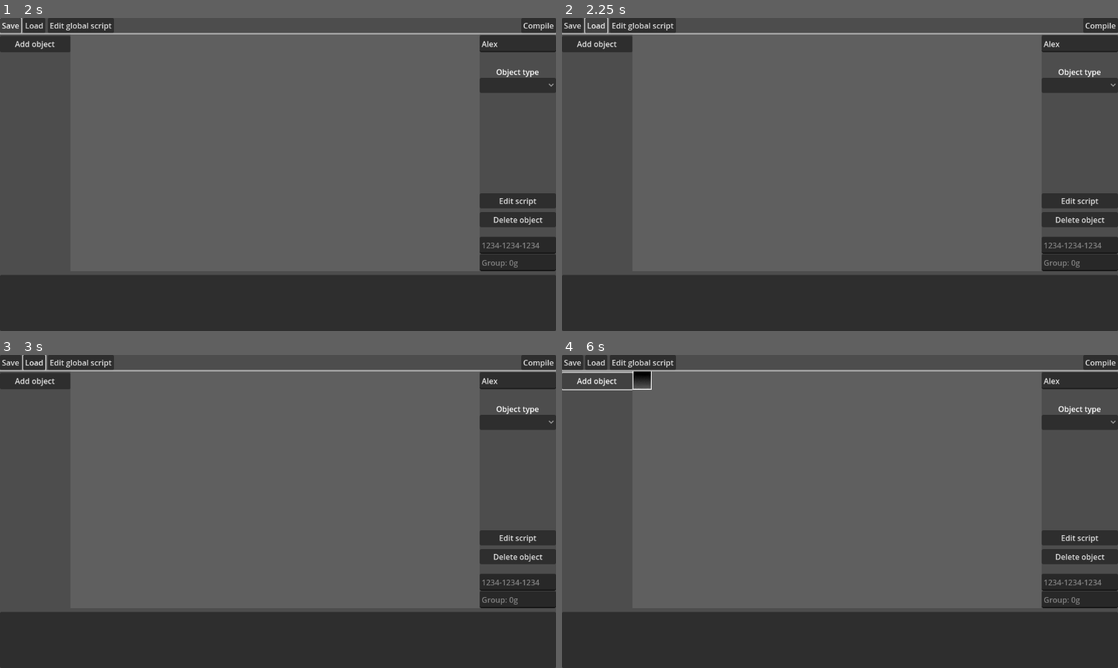
Above: before the commit, frames 1-4 (two rows, left to right).
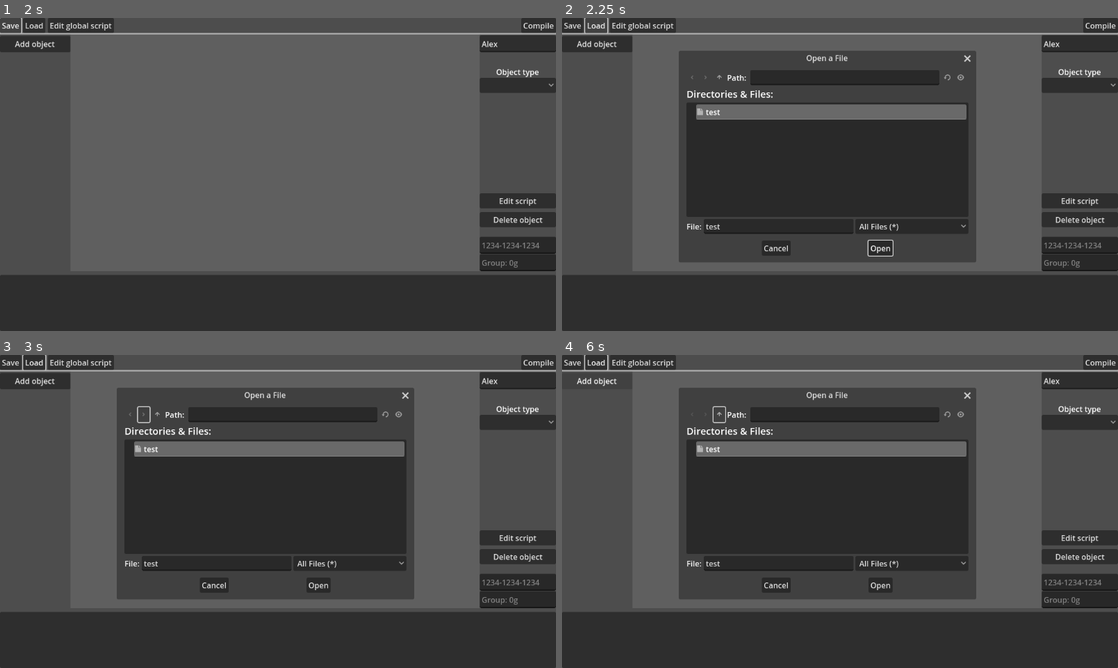
Above: after the commit, the same moments.

Repository: dash-engine/Dash-Engine
Game: Godot game, scene res://main.tscn
The game is run twice, just before and just after one commit, with the same random seed, the same clock (stepped at 60 frames per second) and the same inputs.
Inputs (mouse positions are in pixels of both pictures, inside the frame that each line leads up to):
- Up to frame 1 (2 s): click (517, 43) at 0.52 s; type "Alex" at 0.6 s; click "Save" at 1.25 s
- Up to frame 2 (2.25 s): click "Load" at 2 s
- Up to frame 3 (3 s): click (144, 414) at 2.77 s
- Up to frame 4 (6 s): click (706, 414) at 3.52 s; click (717, 414) at 4.27 s; click (717, 414) at 5.02 s; click "Add object" at 5.75 s

Frame 1 is identical in both runs. In frame 2, 34% of the frame differs, in the area x 21-75%, y 10-78%; in frame 3, 34%; in frame 4, 34%, in the area x 0-75%, y 0-78%.

Commit message:
file explorer and project load

Diff:
--- a/global.gd
+++ b/global.gd
@@ -91,7 +91,25 @@
 
 func createFile():
 	var Name = await get_string("File name")
-	saveFile(UID.generate(),Name,"")
+	var files = {}
+	var canContinue = true
+	for file in project["files"]:
+		if file["name"] == Name:
+			canContinue = false
+			createFile()
+			break
+	if canContinue:
+		saveFile(UID.generate(),Name,"")
+
+func get_string(question = ""):
+	var clone = await get_tree().root.get_node("main").get_string() #load("res://scenes/getString.tscn").instantiate()
+	return clone
+	clone.question = question
+	#get_tree().root.add_child(clone)
+	await clone.accepted == true
+	print(clone.accepted)
+	clone.queue_free()
+	return clone.response
 
 func saveFile(uid, Name, content):
 	project["files"][uid] = {
@@ -109,10 +127,24 @@
 
 func saveProject():
 	var projectJson = convertProjectToJson()
-	Data.save_data(projectJson,projectName)
+	if !Data.file_exist("projects"):
+		DirAccess.make_dir_absolute("user://projects")
+	Data.save_data(projectJson,"projects/"+projectName)
+	print("saving project to ", "projects/"+projectName)
 
 func loadProject(projectName):
-	var projectData = Data.load_data(projectName)
+	var fileDialog = FileDialog.new()
+	fileDialog.position = Vector2(250,100)
+	fileDialog.size = Vector2(600,400)
+	fileDialog.access = FileDialog.ACCESS_USERDATA
+	fileDialog.file_mode = FileDialog.FILE_MODE_OPEN_FILE
+	fileDialog.root_subfolder = "projects"
+	fileDialog.visible = true
+	get_tree().root.add_child(fileDialog)
+	fileDialog.file_selected.connect(loadProjFile)
+
+func loadProjFile(Path):
+	var projectData = Data.load_data(Path)
 
 func deleteObject(uid):
 	if uid in project["objects"]:
@@ -131,14 +163,6 @@
 	else:
 		print("No scene found with uid: ", uid)
 
-func get_string(question = ""):
-	var clone = load("res://scenes/getString.tscn").instantiate()
-	get_tree().root.add_child(clone)
-	await clone.accepted == true
-	print(clone.accepted)
-	clone.queue_free()
-	return clone.response
-
 func get_next_group() -> int:
 	if last_used_group == -1:
 		last_used_group = 0
--- a/main.tscn
+++ b/main.tscn
@@ -1,9 +1,10 @@
-[gd_scene load_steps=7 format=3 uid="uid://cctfi18ju7m2w"]
+[gd_scene load_steps=8 format=3 uid="uid://cctfi18ju7m2w"]
 
 [ext_resource type="Script" path="res://scripts/main.gd" id="1_48syh"]
 [ext_resource type="Theme" uid="uid://dlrca21g6xugd" path="res://assets/buttonTheme.tres" id="2_b2s04"]
 [ext_resource type="Script" path="res://scripts/properties.gd" id="2_ro366"]
 [ext_resource type="Script" path="res://scripts/file_manager.gd" id="4_2mcld"]
+[ext_resource type="PackedScene" uid="uid://ck3a20afilm4u" path="res://scenes/getString.tscn" id="5_vcyv6"]
 
 [sub_resource type="Theme" id="Theme_u2afu"]
 default_font_size = 16
@@ -15,6 +16,8 @@
 anchors_preset = 15
 anchor_right = 1.0
 anchor_bottom = 1.0
+offset_right = -1152.0
+offset_bottom = -648.0
 grow_horizontal = 2
 grow_vertical = 2
 script = ExtResource("1_48syh")
@@ -181,6 +184,10 @@
 item_2/text = "rename"
 item_2/id = 2
 
+[node name="getString" parent="." instance=ExtResource("5_vcyv6")]
+visible = false
+layout_mode = 1
+
 [connection signal="pressed" from="addObj" to="." method="_on_button_pressed"]
 [connection signal="pressed" from="properties/editScript" to="properties" method="_on_edit_script_pressed"]
 [connection signal="pressed" from="properties/delete" to="properties" method="_on_delete_pressed"]
--- a/scenes/getString.tscn
+++ b/scenes/getString.tscn
@@ -3,12 +3,13 @@
 [ext_resource type="Script" path="res://scripts/get_string.gd" id="1_oiwl3"]
 
 [sub_resource type="StyleBoxFlat" id="StyleBoxFlat_rqnyt"]
-bg_color = Color(0.121569, 0.121569, 0.121569, 0.243137)
+bg_color = Color(0, 0, 0, 0.482353)
 
 [sub_resource type="StyleBoxEmpty" id="StyleBoxEmpty_0p2lr"]
 
 [node name="getString" type="Control" node_paths=PackedStringArray("textEdit")]
-z_index = 1000
+z_index = 10
+z_as_relative = false
 layout_mode = 3
 anchors_preset = 15
 anchor_right = 1.0
@@ -19,14 +20,12 @@
 textEdit = NodePath("TextEdit2")
 
 [node name="Panel" type="Panel" parent="."]
-z_index = -10
 layout_mode = 0
 offset_right = 1152.0
 offset_bottom = 648.0
 theme_override_styles/panel = SubResource("StyleBoxFlat_rqnyt")
 
 [node name="TextEdit2" type="TextEdit" parent="."]
-z_index = 10
 layout_mode = 0
 offset_left = 416.0
 offset_top = 294.0
@@ -34,8 +33,6 @@
 offset_bottom = 350.0
 
 [node name="accept" type="Button" parent="."]
-z_index = 10
-custom_minimum_size = Vector2(300, 0)
 layout_mode = 0
 offset_left = 416.0
 offset_top = 355.0
--- a/scripts/data.gd
+++ b/scripts/data.gd
@@ -8,6 +8,7 @@
 func load_data(fileName:String):
 	if !file_exist(fileName):
 		return
+	fileName = fileName.replace("user://","")
 	var file = FileAccess.open("user://" + fileName,FileAccess.READ)
 	var content = file.get_as_text()
 	return content
--- a/scripts/get_string.gd
+++ b/scripts/get_string.gd
@@ -6,9 +6,10 @@
 
 signal accepted
 
+# FIXME: For some reason it wont get the input, please fix
+
 func _ready() -> void:
 	textEdit.text = question
-	textEdit.grab_focus()
 
 func _on_accept_pressed() -> void:
 	print("Accept")
--- a/scripts/main.gd
+++ b/scripts/main.gd
@@ -31,3 +31,13 @@
 
 func _on_load_button_pressed() -> void:
 	Global.loadProject("test")
+
+func get_string(question = ""):
+	var clone = load("res://scenes/getString.tscn").instantiate()
+	clone.question = question
+	self.add_child(clone)
+	clone.grab_focus()
+	await clone.accepted == true
+	print(clone.accepted)
+	clone.queue_free()
+	return clone.response
